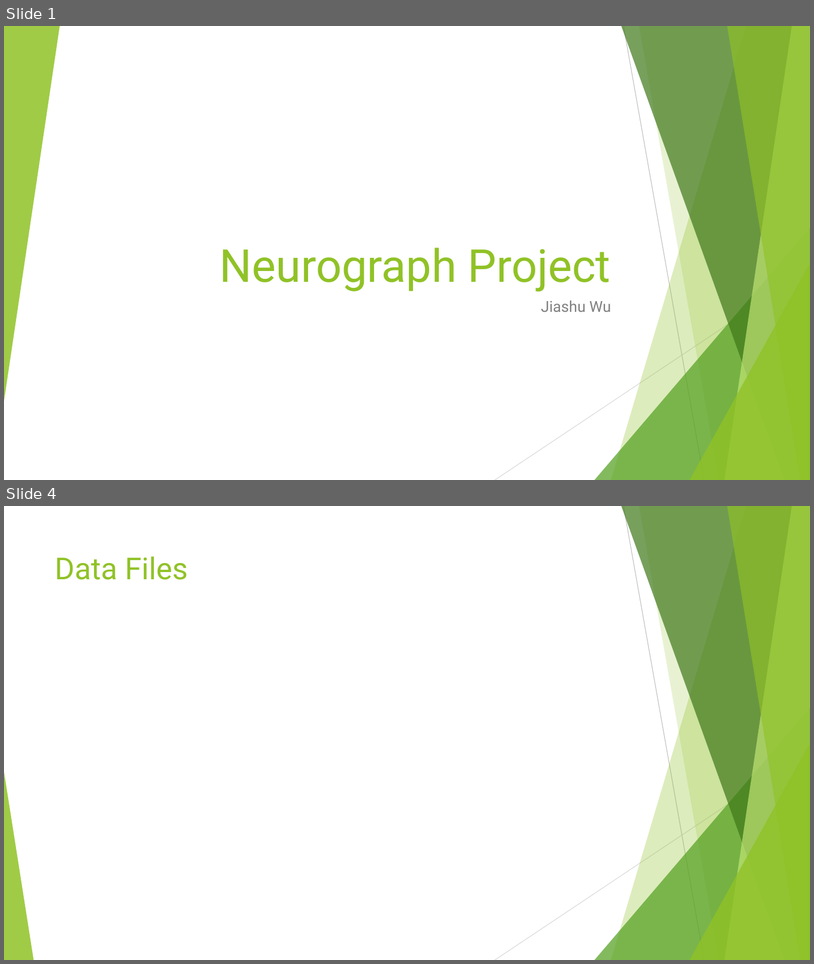
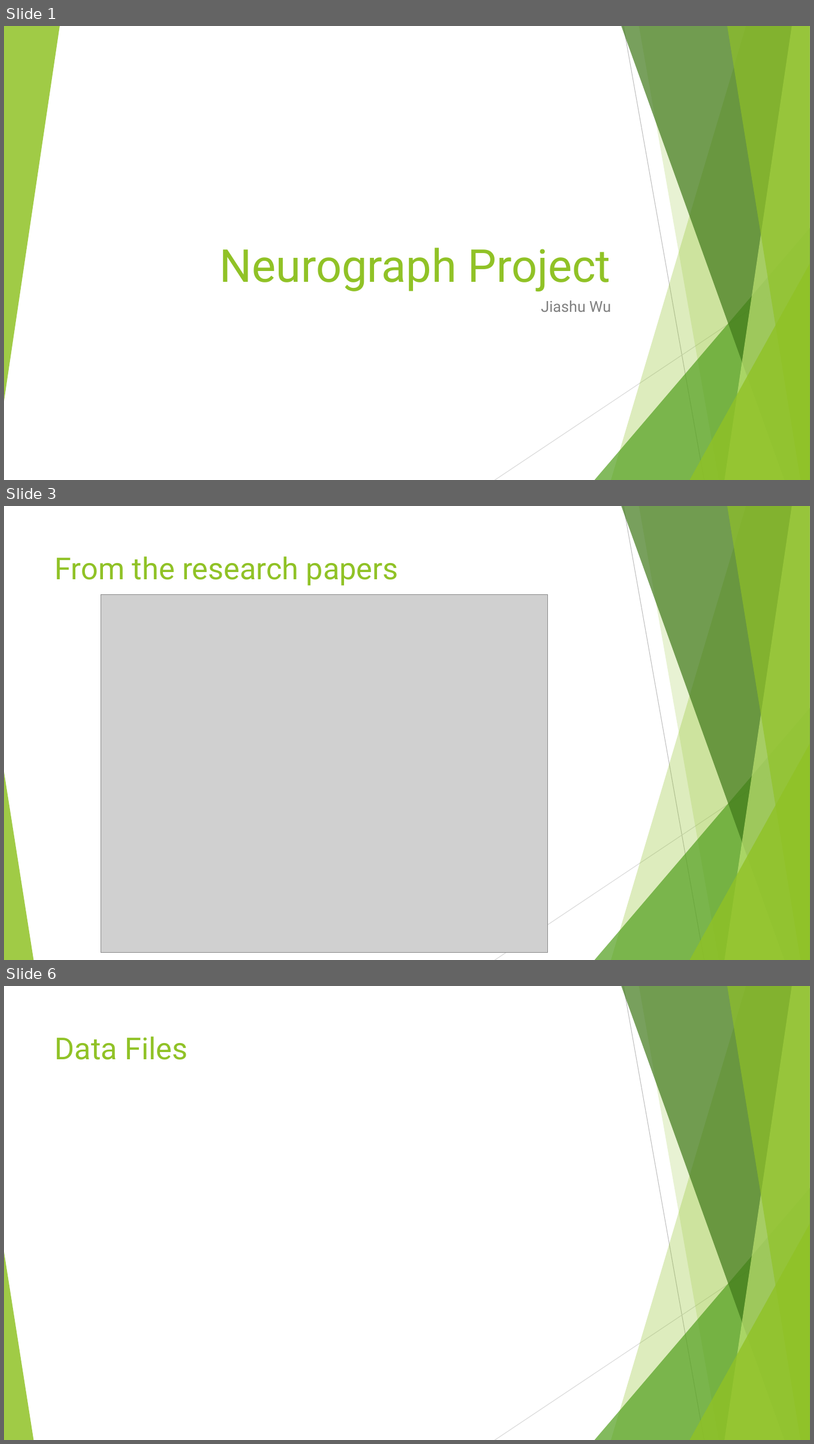
Before and after one commit to JiashuWu/NeuroGraph, a slide deck: Neurograph Project Presentation/Neurograph Presentation Jiashu Wu.pptx. Shown one above the other, each under a label of ours: slides 1 and 4 before the commit, slides 1, 3 and 6 after it; the slides between them are not shown. The pictures are 814x964 and 814x1444 pixels, drawn with LibreOffice and Linux fonts; fonts in the diff are those of the drawing; grey boxes stand for pictures. Boxes give left, top, right and bottom in pixels: in the first picture for what was removed or moved away, otherwise in the second. Text is boxed around its words. In the diff, an @@ line names an element or a change of style, - is before the commit and + after.

```diff
--- a/Neurograph Project Presentation/Neurograph Presentation Jiashu Wu.pptx
+++ b/Neurograph Project Presentation/Neurograph Presentation Jiashu Wu.pptx
@@ slide 3 added at [4,506,810,960], background #FFFFFF; not listed: 10 template elements that a slide beside it also shows @@
@@ title added at [55,556,399,586], 36 pt, text #90C226 @@
+From the research papers
@@ picture added at [101,594,548,952] @@
@@ what was slide 4 is now slide 6 @@
```
Also in this commit, not shown: 2 slides changed, 1 other slide added.
